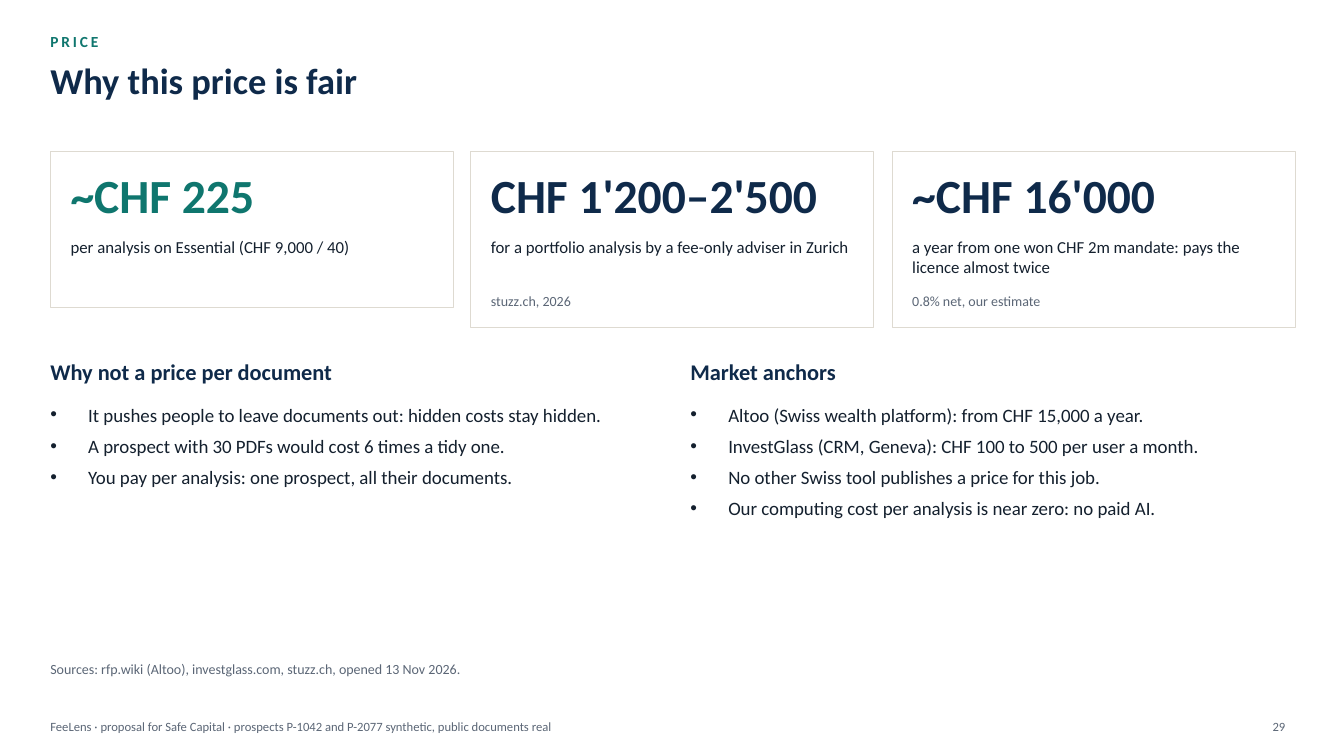
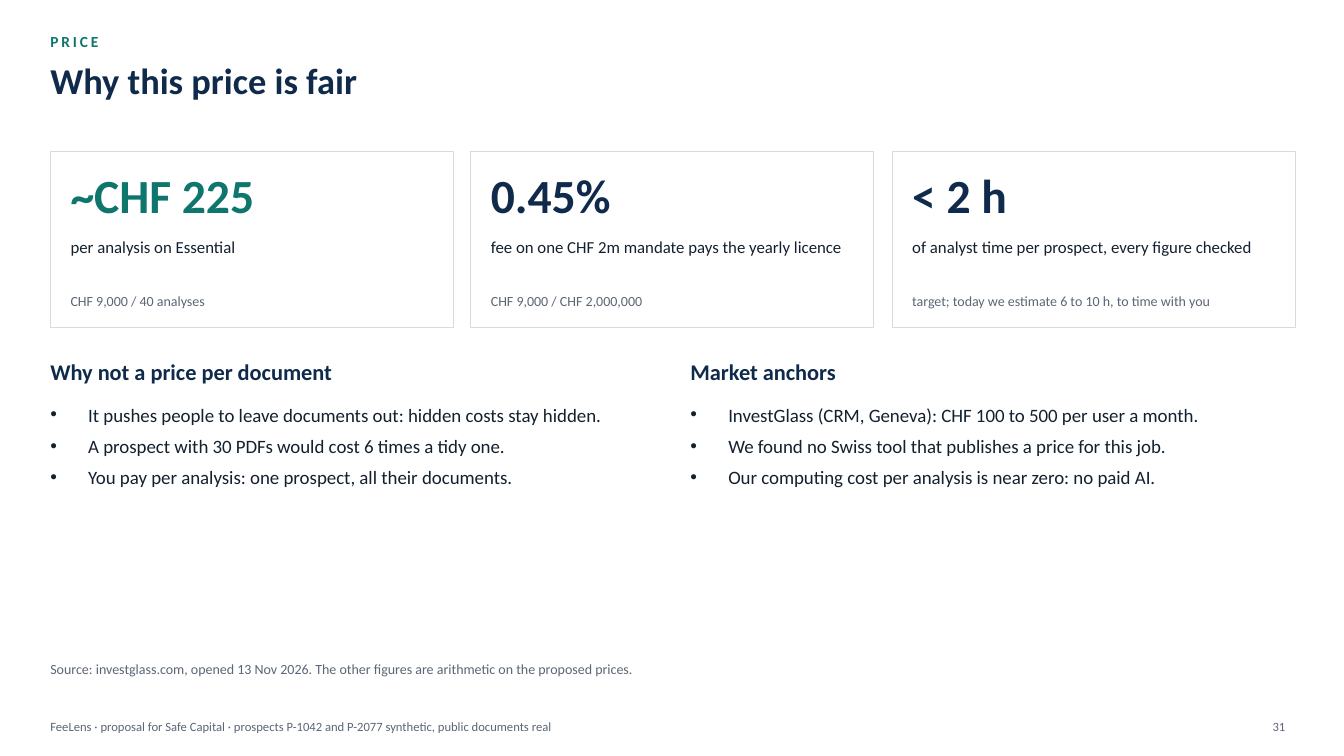
Before and after one commit to rossotti-alessandro/PortfolioCostEngine, a slide deck: slide 31 of slides/FeeLens_Proposal_EN.pptx (slide 29 before the commit). Drawn at 1344x756 pixels with LibreOffice and Linux fonts; fonts in the diff are those of the drawing. Boxes give left, top, right and bottom in pixels: in the first picture for what was removed or moved away, otherwise in the second. Text is boxed around its words. In the diff, an @@ line names an element or a change of style, - is before the commit and + after.

```diff
--- a/slides/FeeLens_Proposal_EN.pptx
+++ b/slides/FeeLens_Proposal_EN.pptx
@@ rectangle: place and size @@
-rectangle at (50, 151, 454, 308)
+rectangle at (50, 151, 454, 328)
@@ text at (947, 179, 1007, 213): text changed @@
-~CHF 16'000
+< 2 h
@@ text at (491, 180, 611, 214): text changed @@
-CHF 1'200–2'500
+0.45%
@@ text at (71, 241, 236, 256): text changed @@
-per analysis on Essential (CHF 9,000 / 40)
+per analysis on Essential
@@ text at (491, 241, 841, 256): text changed @@
-for a portfolio analysis by a fee-only adviser in Zurich
+fee on one CHF 2m mandate pays the yearly licence
@@ text at (912, 241, 1252, 256): text changed @@
-a year from one won CHF 2m mandate: pays the licence almost twice
+of analyst time per prospect, every figure checked
@@ text added at (71, 296, 205, 308), 10 pt, text #5B6676 @@
+CHF 9,000 / 40 analyses
@@ text at (491, 297, 643, 308): text changed @@
-stuzz.ch, 2026
+CHF 9,000 / CHF 2,000,000
@@ text at (912, 296, 1210, 309): text changed @@
-0.8% net, our estimate
+target; today we estimate 6 to 10 h, to time with you
@@ text at (728, 408, 1143, 425): paragraph removed @@
-• Altoo (Swiss wealth platform): from CHF 15,000 a year.
@@ text at (728, 440, 1166, 456): text changed @@
-• No other Swiss tool publishes a price for this job.
+• We found no Swiss tool that publishes a price for this job.
@@ text at (50, 664, 632, 677): text changed @@
-Sources: rfp.wiki (Altoo), investglass.com, stuzz.ch, opened 13 Nov 2026.
+Source: investglass.com, opened 13 Nov 2026. The other figures are arithmetic on the proposed prices.
@@ page number at (1273, 723, 1286, 731): text changed @@
-29
+31
```
Also in this commit, not shown: 16 other slides changed, 2 slides added, 36 other files.
